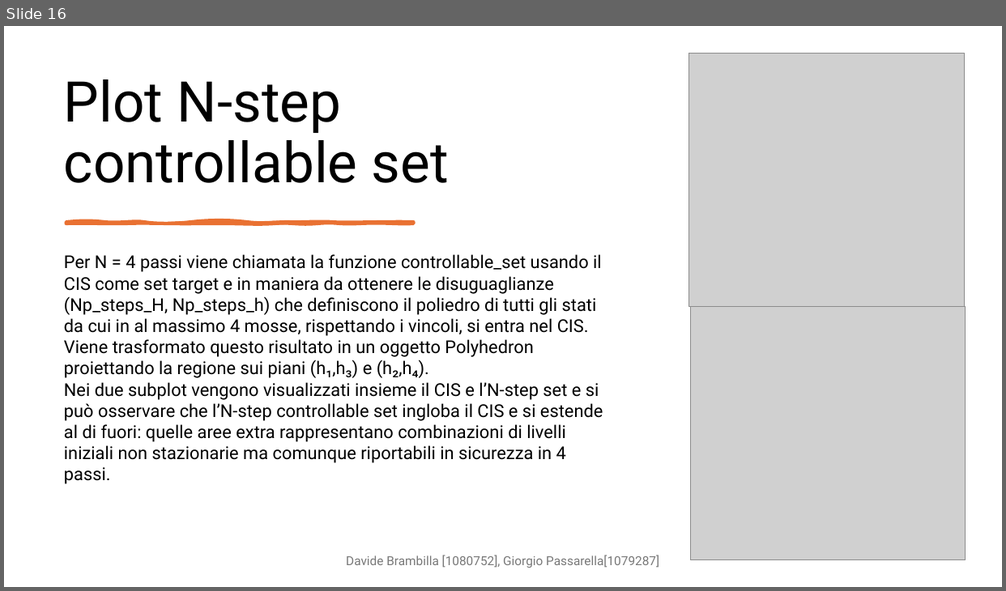
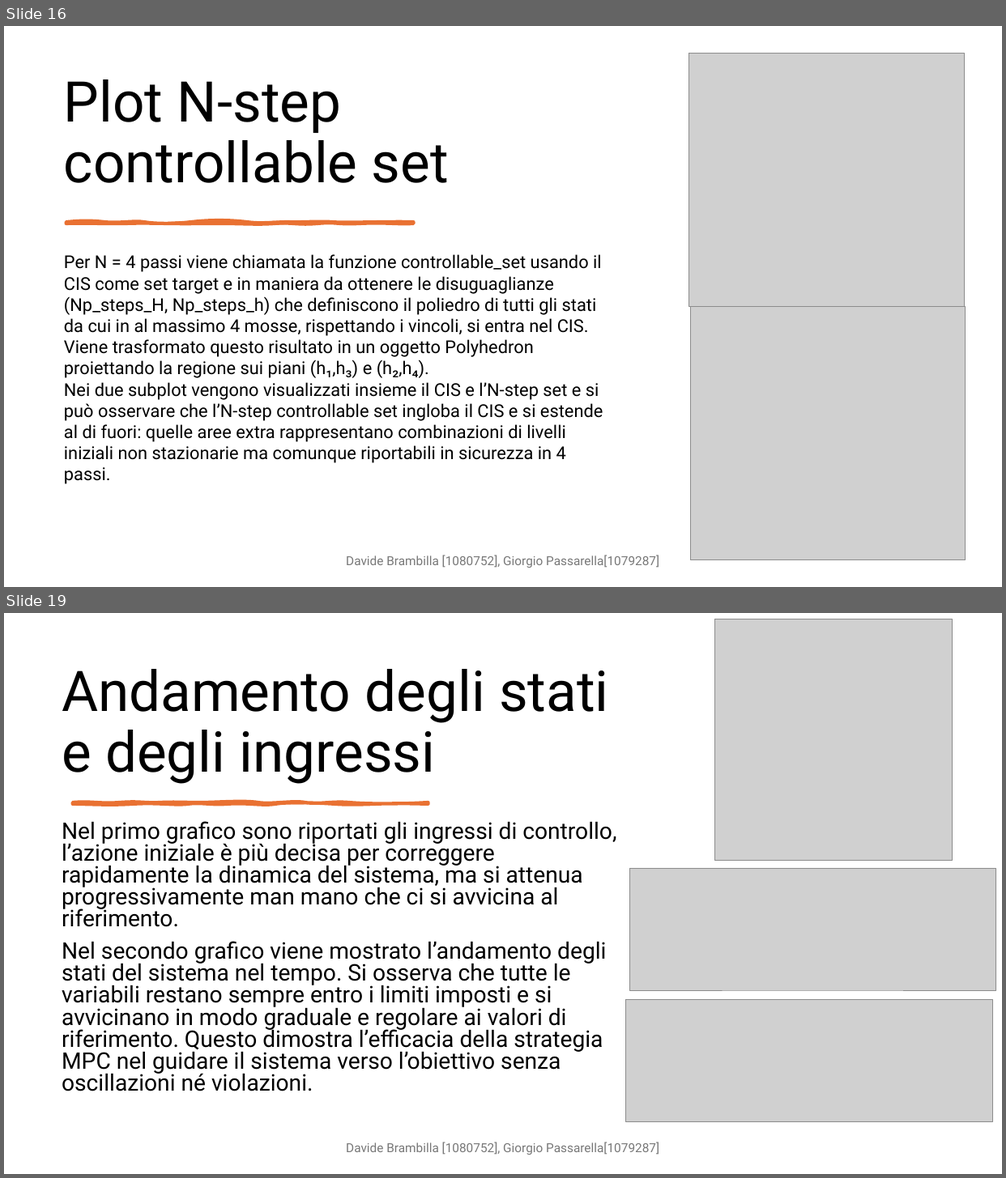
Before and after one commit to DavideBrambilla98/interconnectedTanksMPC, a slide deck: cam.pptx. Shown one above the other, each under a label of ours: slide 16 before the commit, slides 16 and 19 after it; the slides between them are not shown. The pictures are 1006x591 and 1006x1178 pixels, drawn with LibreOffice and Linux fonts; fonts in the diff are those of the drawing; grey boxes stand for pictures. Boxes give left, top, right and bottom in pixels: in the first picture for what was removed or moved away, otherwise in the second. Text is boxed around its words. In the diff, an @@ line names an element or a change of style, - is before the commit and + after.

```diff
--- a/cam.pptx
+++ b/cam.pptx
@@ slide 19 added at [4,613,1002,1174], background #FFFFFF @@
@@ picture added at [715,619,952,861] @@
@@ title added at [62,669,609,784], 54 pt, text #000000 @@
+Andamento degli stati e degli ingressi
@@ freeform shape added at [73,803,428,804], fill #E97132, outline #E97132 3.25 pt @@
@@ text added at [62,821,616,1092], 22 pt, text #000000 @@
+Nel primo grafico sono riportati gli ingressi di controllo, l’azione iniziale è più decisa per correggere rapidamente la dinamica del sistema, ma si attenua progressivamente man mano che ci si avvicina al riferimento.
+Nel secondo grafico viene mostrato l’andamento degli stati del sistema nel tempo. Si osserva che tutte le variabili restano sempre entro i limiti imposti e si avvicinano in modo graduale e regolare ai valori di riferimento. Questo dimostra l’efficacia della strategia MPC nel guidare il sistema verso l’obiettivo senza oscillazioni né violazioni.
@@ picture added at [630,868,997,990] @@
@@ picture added at [626,1000,993,1122] @@
@@ text added at [346,1142,659,1155], 12 pt, text #797979 @@
+Davide Brambilla [1080752], Giorgio Passarella[1079287]
```
Also in this commit, not shown: 2 other slides added.
